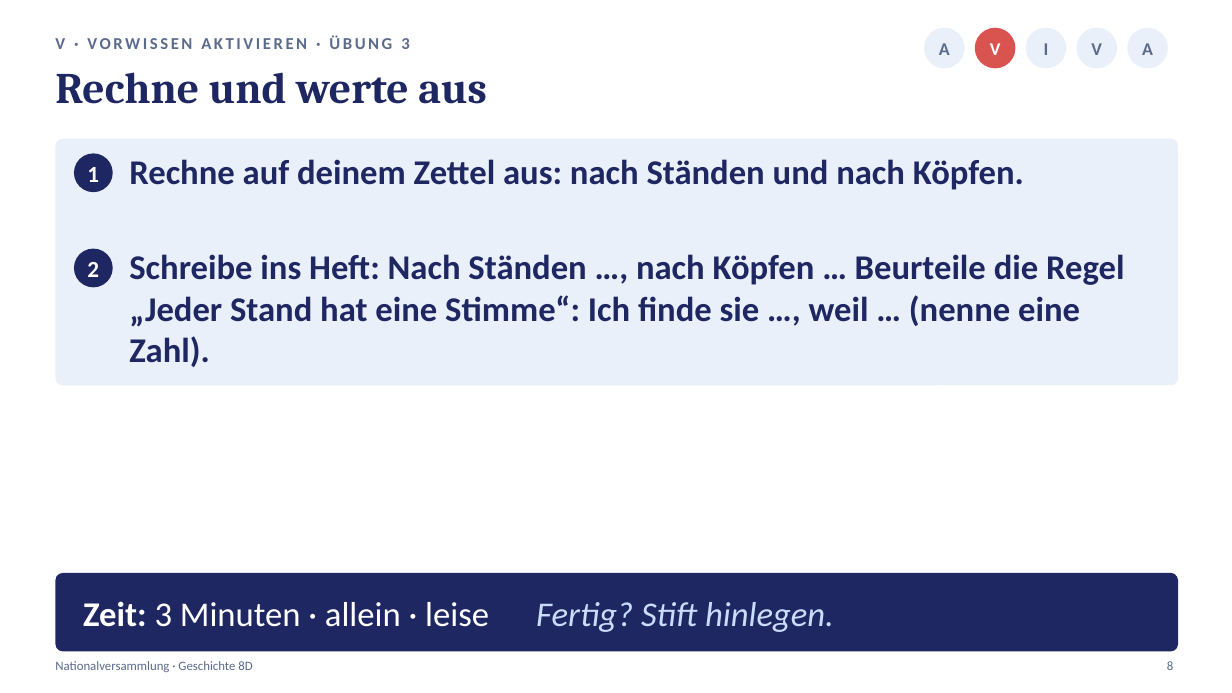
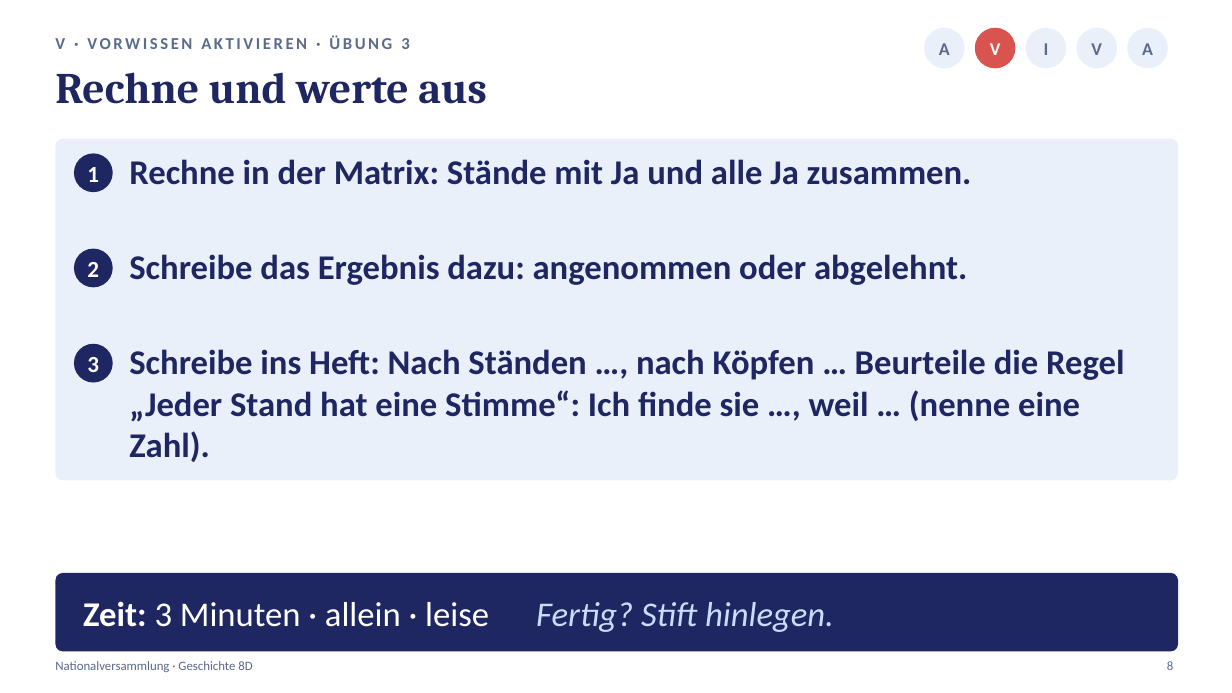
Before and after one commit to golzkonstantin-gif/Schule, a slide deck: slide 8 of Geschichte_8D/Stunde2_Nationalversammlung/Praesentation_Stunde2_Nationalversammlung_8D.pptx. Drawn at 1232x693 pixels with LibreOffice and Linux fonts; fonts in the diff are those of the drawing. Boxes give left, top, right and bottom in pixels: in the first picture for what was removed or moved away, otherwise in the second. Text is boxed around its words. In the diff, an @@ line names an element or a change of style, - is before the commit and + after.

```diff
--- a/Geschichte_8D/Stunde2_Nationalversammlung/Praesentation_Stunde2_Nationalversammlung_8D.pptx
+++ b/Geschichte_8D/Stunde2_Nationalversammlung/Praesentation_Stunde2_Nationalversammlung_8D.pptx
@@ rounded rectangle: place and size @@
-rounded rectangle at (55, 139, 1178, 385)
+rounded rectangle at (55, 139, 1178, 481)
@@ rounded rectangle at (55, 139, 1178, 481): proportions changed @@
@@ text at (129, 159, 972, 185): text changed @@
-Rechne auf deinem Zettel aus: nach Ständen und nach Köpfen.
+Rechne in der Matrix: Stände mit Ja und alle Ja zusammen.
@@ text added at (129, 254, 967, 285), 27 pt, text #1E2761, bold @@
+Schreibe das Ergebnis dazu: angenommen oder abgelehnt.
@@ ellipse added at (74, 344, 113, 383), fill #1E2761 @@
@@ text added at (87, 357, 99, 372), 18 pt, text #FFFFFF, bold @@
+3
@@ text "Schreibe ins Heft: Nach Ständen ...": place and size @@
-text "Schreibe ins Heft: Nach Ständen ..." at (129, 254, 1124, 367)
+text "Schreibe ins Heft: Nach Ständen ..." at (129, 349, 1124, 462)
```
Also in this commit, not shown: 6 other slides changed, 13 other files.
